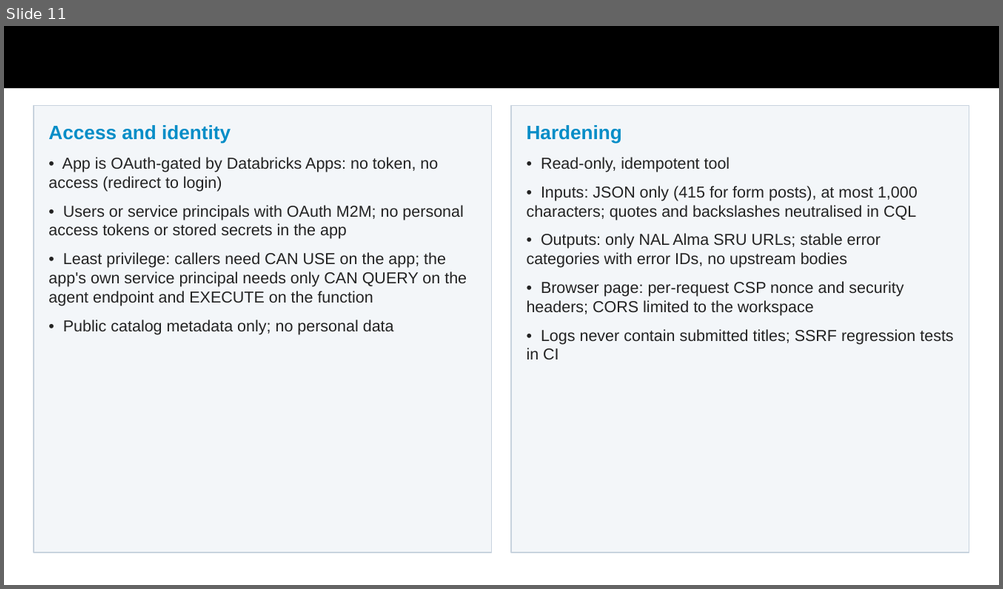
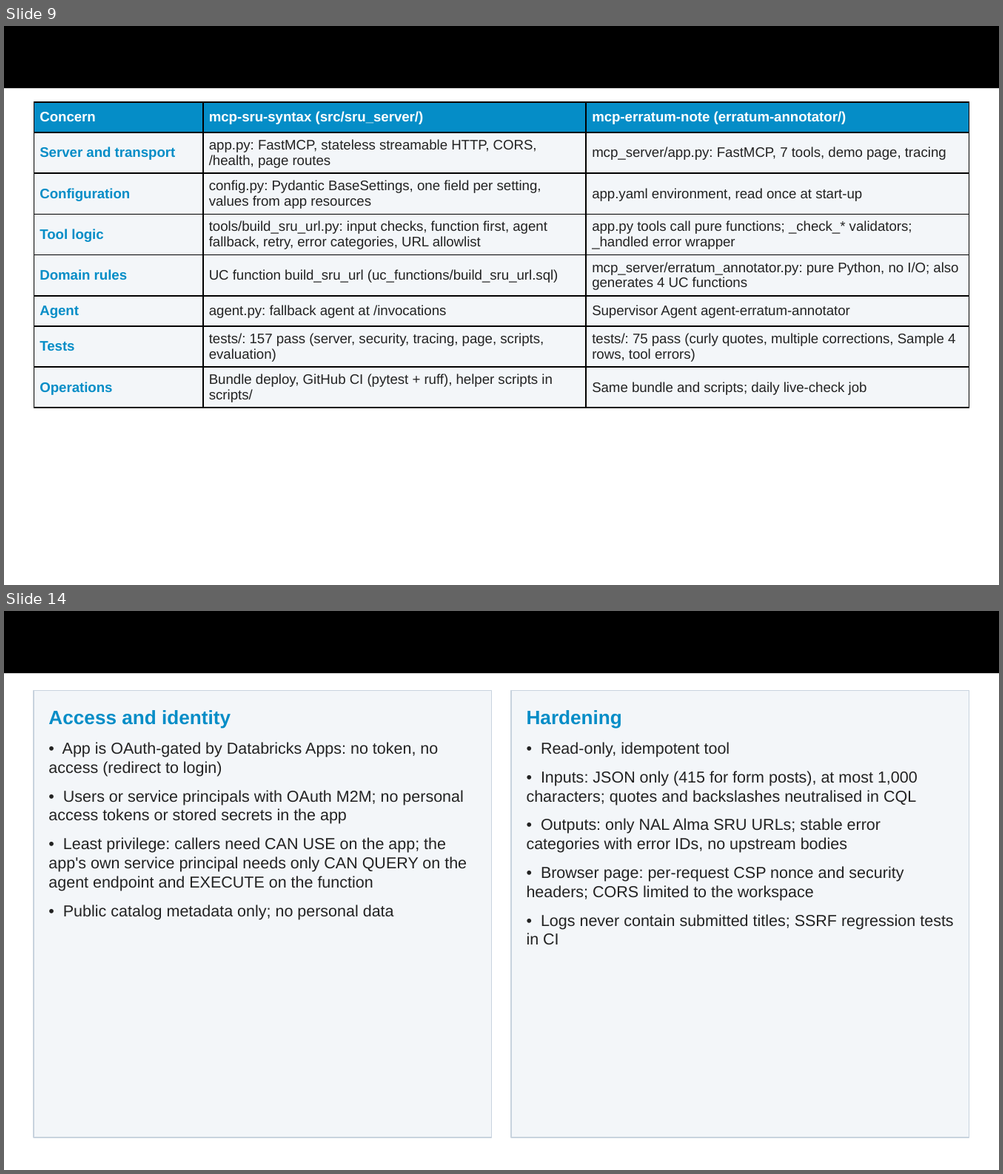
Before and after one commit to AmandaZXu-USDA/NAL, a slide deck: submission/GSA-MCP-Hackathon-mcp-sru-syntax.pptx. Shown one above the other, each under a label of ours: slide 11 before the commit, slides 9 and 14 after it; the slides between them are not shown. The pictures are 1003x589 and 1003x1174 pixels, drawn with LibreOffice and Linux fonts; fonts in the diff are those of the drawing. Boxes give left, top, right and bottom in pixels: in the first picture for what was removed or moved away, otherwise in the second. Text is boxed around its words. In the diff, an @@ line names an element or a change of style, - is before the commit and + after.

Commit message:
Presentation refined to the judging criteria: 20 slides with a criteria map, code organization and agent-goal tool design slides, eight-layer evaluation setup, current numbers (157 + 75 tests, 142/142, 41/41) and the two-app Playground demo

```diff
--- a/submission/GSA-MCP-Hackathon-mcp-sru-syntax.pptx
+++ b/submission/GSA-MCP-Hackathon-mcp-sru-syntax.pptx
@@ slide 9 added at box(4, 26, 999, 585), background #FFFFFF @@
@@ title added at box(4, 26, 999, 89), fill #000000 @@
@@ table added at box(34, 102, 969, 520), 8 rows, 3 columns @@
+Concern | mcp-sru-syntax (src/sru_server/) | mcp-erratum-note (erratum-annotator/)
+Server and transport | app.py: FastMCP, stateless streamable HTTP, CORS, /health, page routes | mcp_server/app.py: FastMCP, 7 tools, demo page, tracing
+Configuration | config.py: Pydantic BaseSettings, one field per setting, values from app resources | app.yaml environment, read once at start-up
+Tool logic | tools/build_sru_url.py: input checks, function first, agent fallback, retry, error categories, URL allowlist | app.py tools call pure functions; _check_* validators; _handled error wrapper
+Domain rules | UC function build_sru_url (uc_functions/build_sru_url.sql) | mcp_server/erratum_annotator.py: pure Python, no I/O; also generates 4 UC functions
+Agent | agent.py: fallback agent at /invocations | Supervisor Agent agent-erratum-annotator
+Tests | tests/: 157 pass (server, security, tracing, page, scripts, evaluation) | tests/: 75 pass (curly quotes, multiple corrections, Sample 4 rows, tool errors)
+Operations | Bundle deploy, GitHub CI (pytest + ruff), helper scripts in scripts/ | Same bundle and scripts; daily live-check job
@@ what was slide 11 is now slide 14 @@
```
Also in this commit, not shown: 7 slides changed, 2 other slides added, 1 other file.
